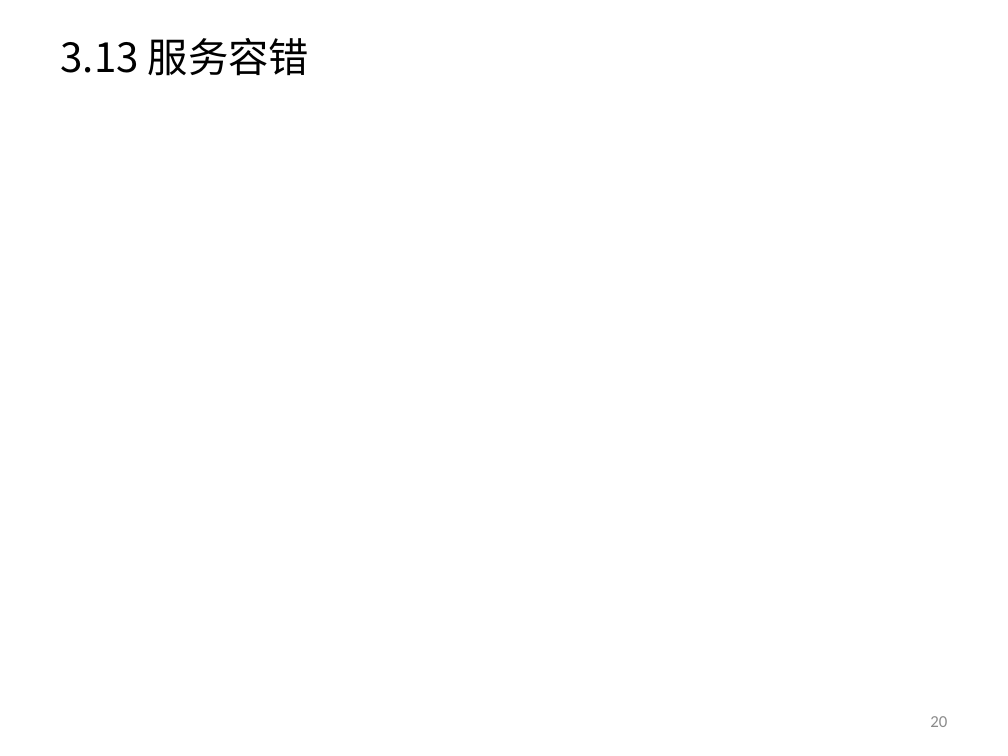
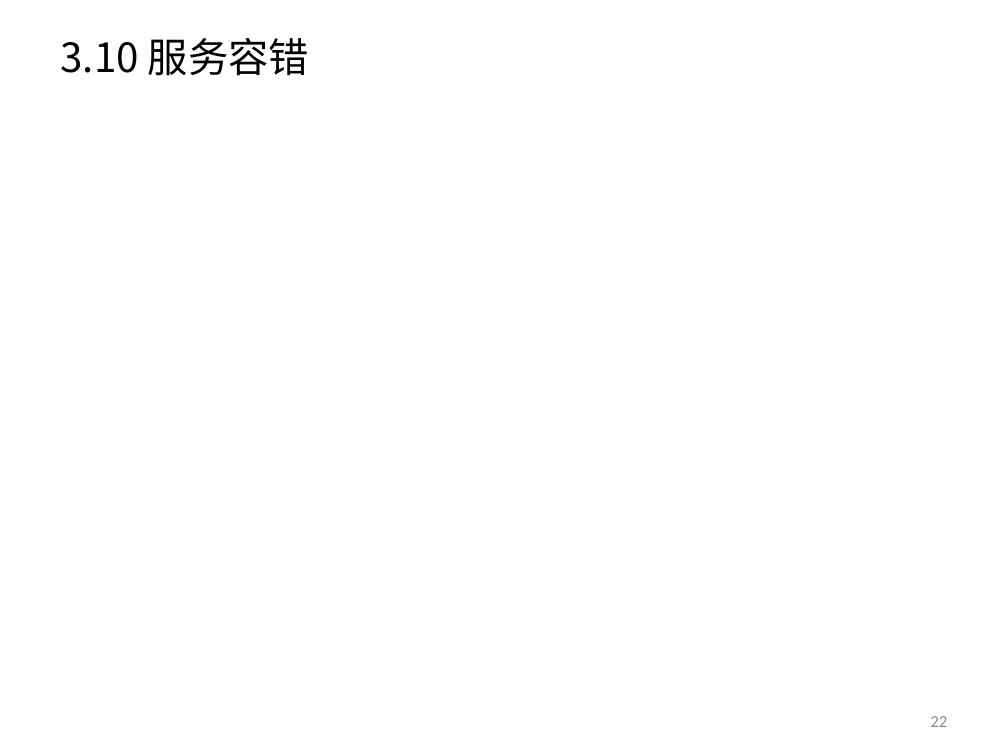
Before and after one commit to yessur3808/neural, a slide deck: slide 22 of docs/Neural_设计方案_V1.3.pptx (slide 20 before the commit). Drawn at 1008x756 pixels with LibreOffice and Linux fonts; fonts in the diff are those of the drawing. Boxes give left, top, right and bottom in pixels: in the first picture for what was removed or moved away, otherwise in the second. Text is boxed around its words. In the diff, an @@ line names an element or a change of style, - is before the commit and + after.

```diff
--- a/docs/Neural_设计方案_V1.3.pptx
+++ b/docs/Neural_设计方案_V1.3.pptx
@@ title at <box>60,38,309,76</box>: text changed @@
-3.13 服务容错
+3.10 服务容错
@@ page number at <box>930,716,947,727</box>: text changed @@
-20
+22
```
Also in this commit, not shown: 16 other slides changed, 2 slides added, 15 slides removed.
